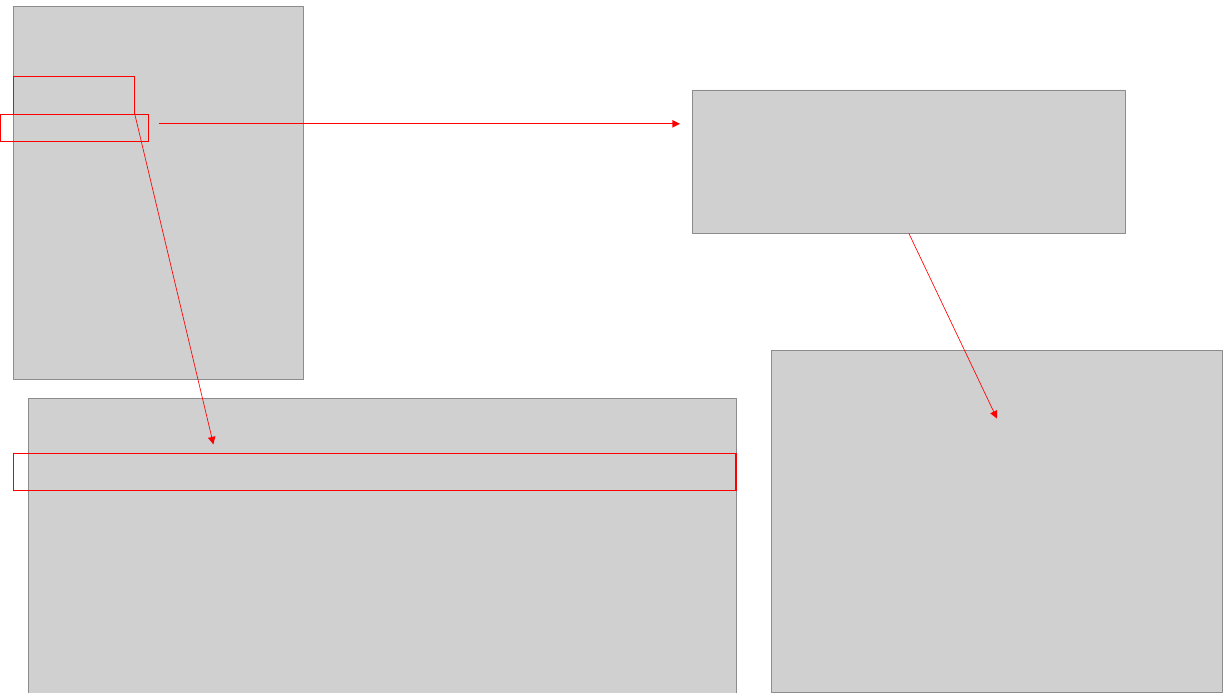
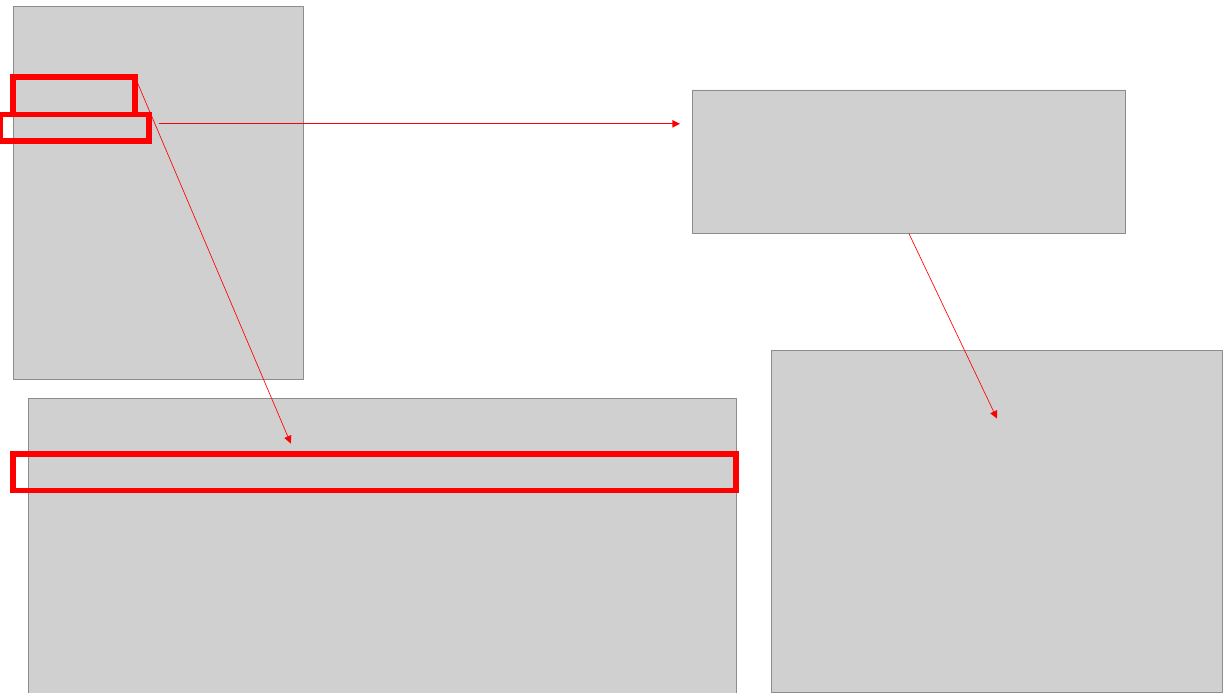
Before and after one commit to CrayHung/twoway-scanner, a slide deck: slide 13 of document/達運條碼機操作說明.pptx. Drawn at 1232x693 pixels with LibreOffice and Linux fonts; fonts in the diff are those of the drawing; grey boxes stand for pictures. Boxes give left, top, right and bottom in pixels: in the first picture for what was removed or moved away, otherwise in the second. Text is boxed around its words. In the diff, an @@ line names an element or a change of style, - is before the commit and + after.

```diff
--- a/document/達運條碼機操作說明.pptx
+++ b/document/達運條碼機操作說明.pptx
@@ outline #FF0000 1 pt to #FF0000 4.5 pt in 3 elements at <box>13,454,736,491</box>, <box>0,115,149,141</box>, <box>13,77,135,115</box> @@
@@ arrow moved from (135, 115) - (213, 445) to (135, 77) - (291, 444) @@
```
Also in this commit, not shown: 10 other slides changed, 3 slides added, 12 other files.
